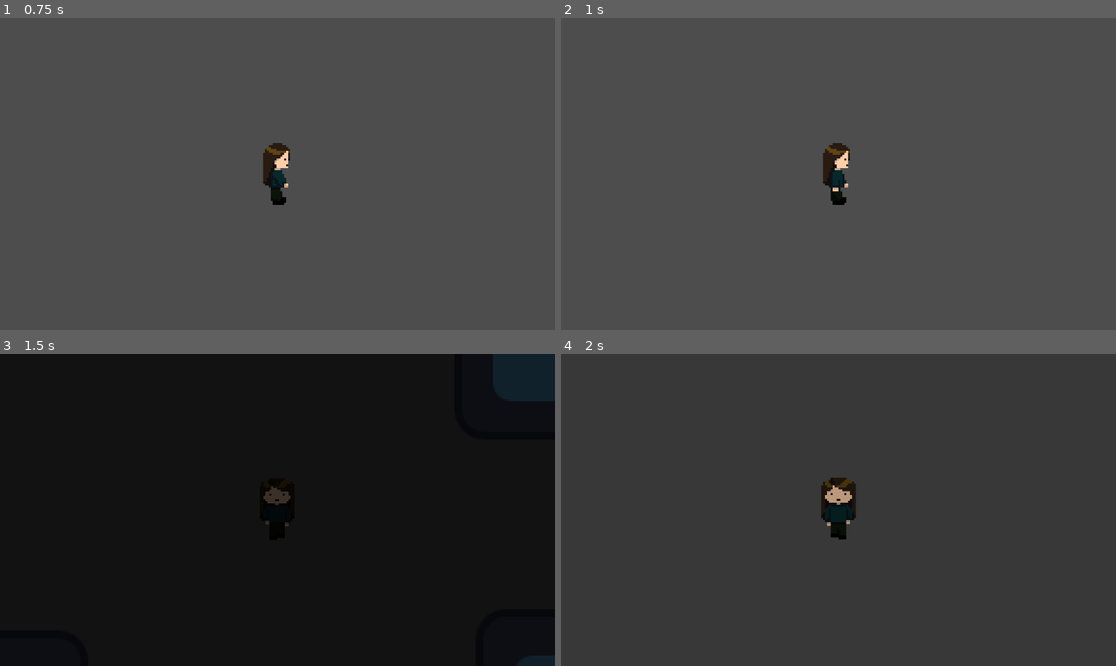
Above: before the commit, frames 1-4 (two rows, left to right).
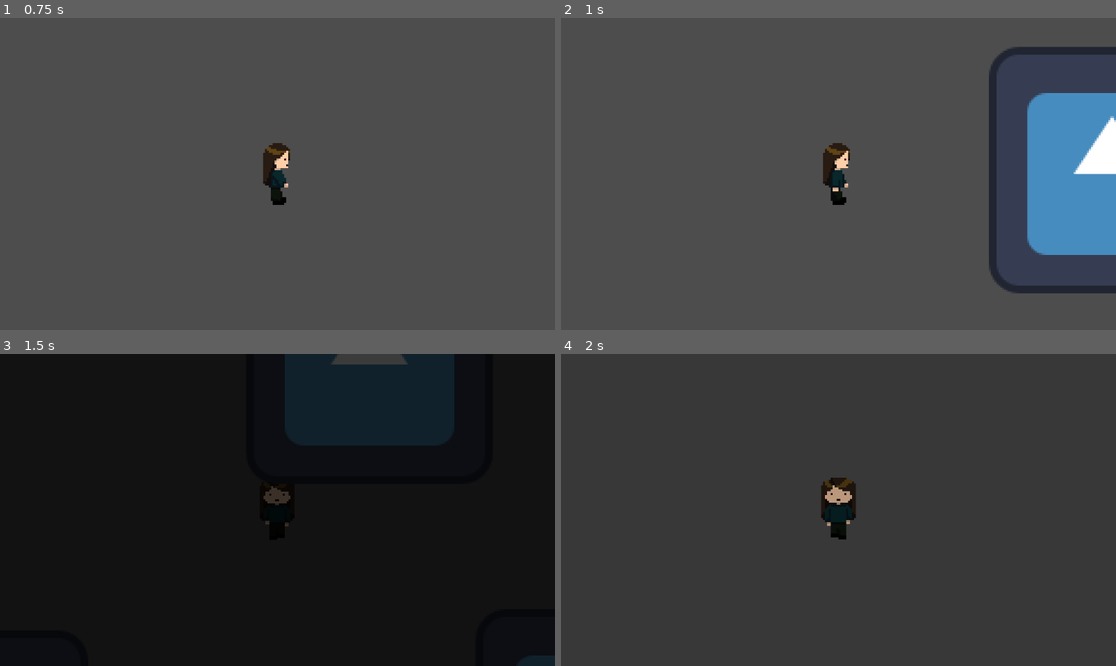
Above: after the commit, the same moments.

Repository: GameJam2025BG/Gamejam2025BG-gamecode
Game: Godot game, scene res://main.tscn
Same seed, same stepped clock (60 frames per second), same inputs: the game is played once before the commit and once after it. The engine's default icon, where the game draws it, is replaced by a stand-in: a white triangle on a blue panel in a dark square.
Inputs (mouse positions are in pixels of both pictures, inside the frame that each line leads up to):
- Up to frame 1 (0.75 s): tap Enter (ui_accept) at 0.5, 0.6 s; move the mouse to (399, 158) at 0.52 s; hold D (move_right) from 0.53 s (still down); click (399, 158) at 0.67 s
- Up to frame 2 (1 s): keep holding D (move_right); tap Enter (ui_accept) at 0.77 s
- Up to frame 3 (1.5 s): tap Enter (ui_accept) at 1.07 s; move the mouse to (166, 525) at 1.27 s; release D (move_right) at 1.28 s; hold S (move_down) from 1.28 s (still down); tap Shift (Run) at 1.35 s; click (166, 525) at 1.42 s
- Up to frame 4 (2 s): keep holding S (move_down); tap Enter (ui_accept) at 1.52, 1.55, 1.82 s

Frame 1 is identical in both runs. In frame 2, 10% of the frame differs, in the area x 77-100%, y 9-89%; in frame 3, 10%, in the area x 51-100%, y 0-30%; in frame 4, nothing differs.
Error in both runs: Cannot call method 'change_scene_to_file' on a null value. (res://scripts/area_2d1.gd:15)

Commit message:
optimized/preloaded transition?

Diff:
--- a/gamejam2025bg/main.tscn
+++ b/gamejam2025bg/main.tscn
@@ -1,12 +1,9 @@
-[gd_scene load_steps=7 format=3 uid="uid://dipjjmf15edn4"]
+[gd_scene load_steps=6 format=3 uid="uid://dipjjmf15edn4"]
 
 [ext_resource type="Texture2D" uid="uid://bi3w4kfhivyeg" path="res://icon.svg" id="1_2vjvq"]
 [ext_resource type="Script" path="res://world.gd" id="1_i1j7d"]
 [ext_resource type="PackedScene" uid="uid://d1d5w4hwtp3yn" path="res://components/main_charecter.tscn" id="2_cdw4s"]
 [ext_resource type="Script" path="res://scripts/area_2d1.gd" id="4_wqmt7"]
-
-[sub_resource type="RectangleShape2D" id="RectangleShape2D_k3ogu"]
-size = Vector2(138, 139)
 
 [sub_resource type="CircleShape2D" id="CircleShape2D_7106n"]
 radius = 173.488
@@ -20,16 +17,12 @@
 
 [node name="Main_Charecter" parent="." instance=ExtResource("2_cdw4s")]
 
-[node name="CollisionShape2D2" type="CollisionShape2D" parent="Main_Charecter"]
-position = Vector2(1, -0.5)
-shape = SubResource("RectangleShape2D_k3ogu")
-
 [node name="Sprite2D2" type="Sprite2D" parent="."]
 position = Vector2(63, 202)
 texture = ExtResource("1_2vjvq")
 
 [node name="Sprite2D" type="Sprite2D" parent="Sprite2D2"]
-position = Vector2(318, -227)
+position = Vector2(210, -204)
 texture = ExtResource("1_2vjvq")
 
 [node name="Area2D" type="Area2D" parent="Sprite2D2/Sprite2D"]
--- a/gamejam2025bg/transition_screen.gd
+++ b/gamejam2025bg/transition_screen.gd
@@ -5,10 +5,15 @@
 @onready var color_rect = $ColorRect
 @onready var animation_player = $AnimationPlayer
 
+# Scene to preload
+var next_scene = preload("res://transition_screen.tscn")
+var new_scene_instance = null
+
 func _ready():
 	color_rect.visible = false
 	animation_player.animation_finished.connect(_on_animation_finished)
 
+# Emit signal and load the next scene after transition
 func _on_animation_finished(anim_name: String):
 	if anim_name == "fade_to_black":
 		emit_signal("on_transition_finished")  # Emit signal correctly
@@ -16,6 +21,9 @@
 	elif anim_name == "fade_to_normal":  # Fixed condition to use `anim_name`
 		color_rect.visible = false
 
+# Start the transition to the next scene
 func transition():
 	color_rect.visible = true
 	animation_player.play("fade_to_black")
+
+# Load the preloaded scene after the fade-out transition
